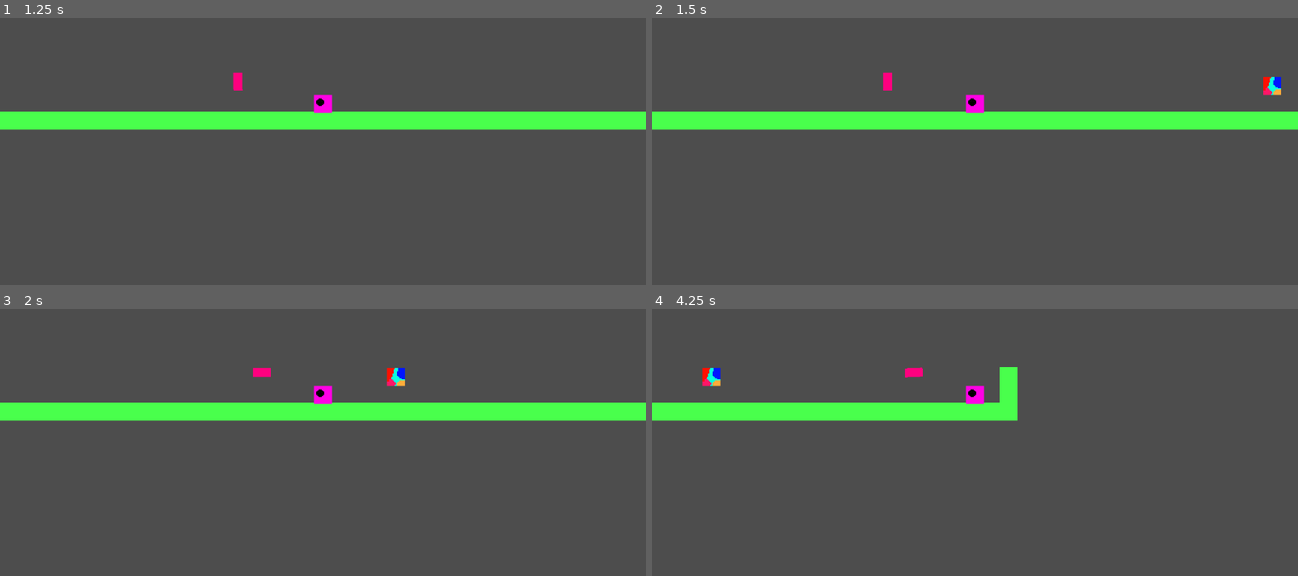
Above: before the commit, frames 1-4 (two rows, left to right).
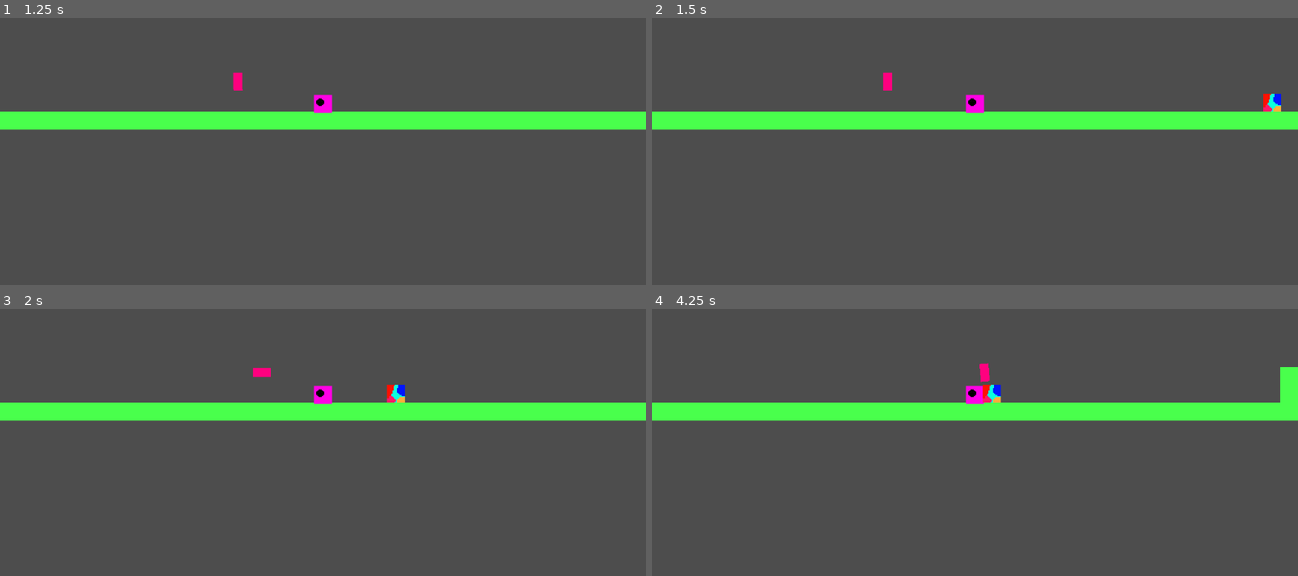
Above: after the commit, the same moments.

Repository: InfinityDxD/prueba
Game: Godot game, scene res://test.tscn
The game is run twice, just before and just after one commit, with the same random seed, the same clock (stepped at 60 frames per second) and the same inputs.
Inputs:
- Up to frame 1 (1.25 s): tap Enter (ui_accept) at 0.5, 0.77 s; hold Right (ui_right) from 0.53 s (still down)
- Up to frame 2 (1.5 s): keep holding Right (ui_right)
- Up to frame 3 (2 s): keep holding Right (ui_right); tap Enter (ui_accept) at 1.52 s
- Up to frame 4 (4.25 s): release Right (ui_right) at 2.03 s; hold Left (ui_left) 2.03-2.78 s; hold Right (ui_right) from 2.78 s (still down); tap Enter (ui_accept) at 3.02, 3.77 s

Frame 1 is identical in both runs. In frame 2, 0.4% of the frame differs, in the area x 94-98%, y 22-36%; in frame 3, 0.4%; in frame 4, 4.3%, in the area x 7-100%, y 20-42%.

Commit message:
implementacion de raycast

Diff:
--- /dev/null
+++ b/enemy.gd
@@ -0,0 +1,11 @@
+extends CharacterBody2D
+
+
+func _physics_process(delta: float) -> void:
+
+	if is_on_floor():
+		velocity.y = 0
+	else:
+		velocity.y += 100 * delta
+	move_and_slide()
+	pass
--- a/enemy.tscn
+++ b/enemy.tscn
@@ -1,13 +1,15 @@
 [gd_scene format=3 uid="uid://c2vbutmjocjgg"]
 
+[ext_resource type="Script" uid="uid://bol6hyg4f28jr" path="res://enemy.gd" id="1_4gyqm"]
 [ext_resource type="Texture2D" uid="uid://5a5v4g84l2vw" path="res://assets/sprites/enemy.png" id="1_7k104"]
 
 [sub_resource type="RectangleShape2D" id="RectangleShape2D_7xaro"]
-size = Vector2(14, 14)
+size = Vector2(16, 16)
 
 [node name="Enemy" type="Node2D" unique_id=696544202]
 
 [node name="CharacterBody2D" type="CharacterBody2D" parent="." unique_id=1088135954]
+script = ExtResource("1_4gyqm")
 
 [node name="Sprite2D" type="Sprite2D" parent="CharacterBody2D" unique_id=2119821679]
 texture_filter = 1
@@ -15,3 +17,11 @@
 
 [node name="CollisionShape2D" type="CollisionShape2D" parent="CharacterBody2D" unique_id=980797652]
 shape = SubResource("RectangleShape2D_7xaro")
+
+[node name="RayCast2D" type="RayCast2D" parent="." unique_id=2006247140]
+rotation = -0.0024547884
+target_position = Vector2(-50, 0)
+
+[node name="RayCast2D2" type="RayCast2D" parent="." unique_id=107853867]
+rotation = 3.1305006
+target_position = Vector2(-50, 0)
Not shown, added: enemy.gd.uid
